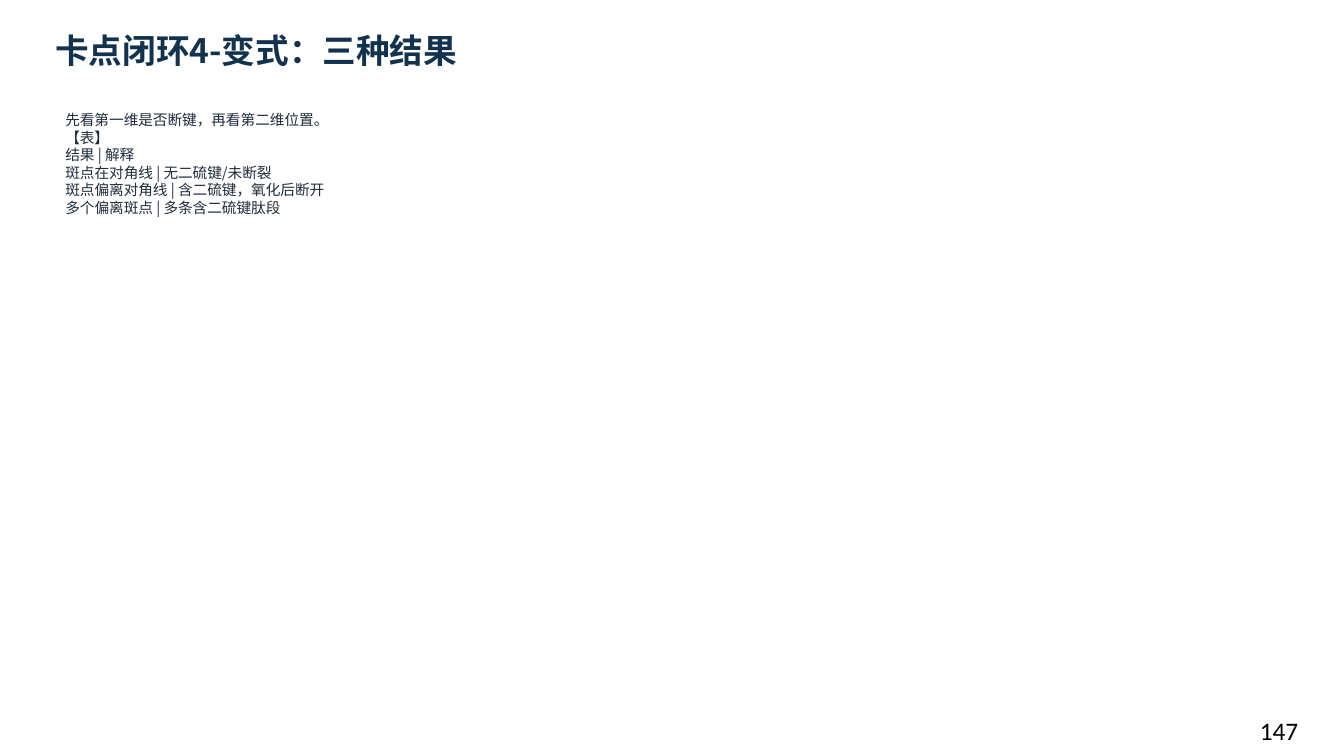
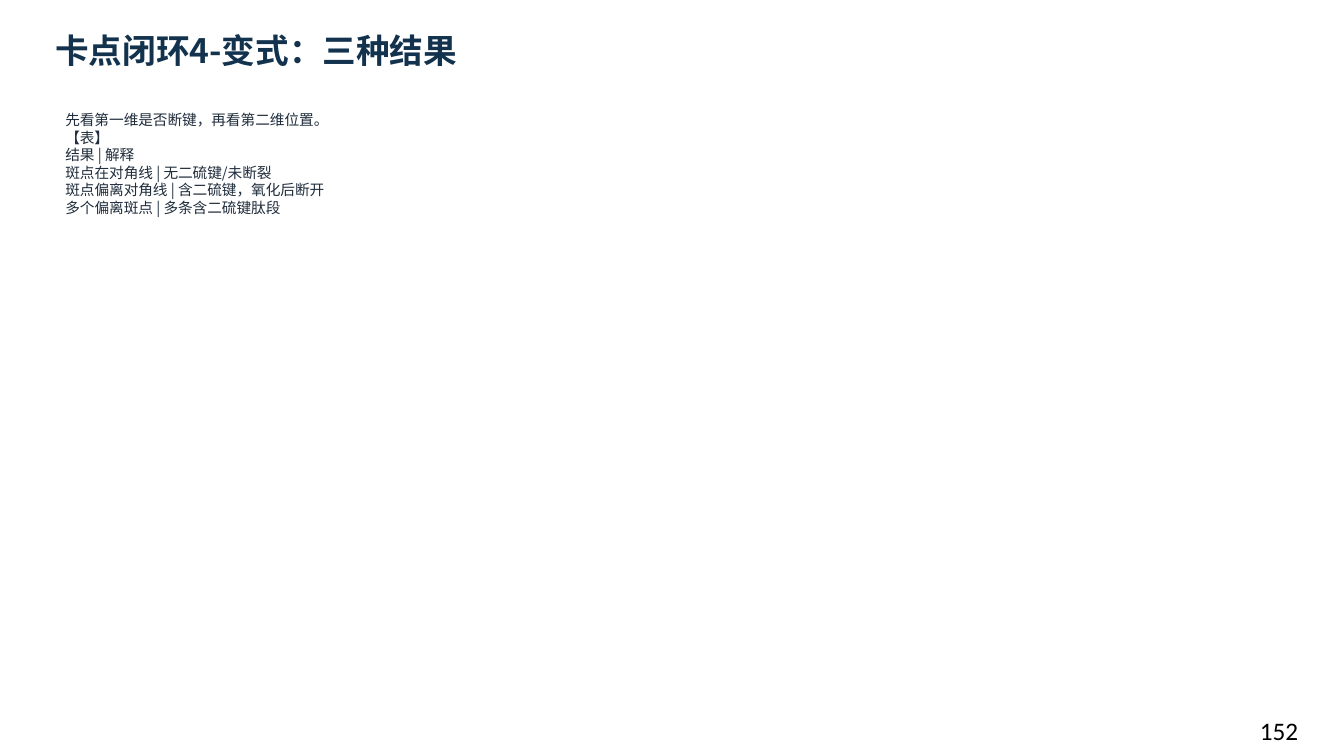
Before and after one commit to newkan-li/Biochemistry, a slide deck: slide 152 of downloads/bc02-ai-style.pptx (slide 147 before the commit). Drawn at 1344x756 pixels with LibreOffice and Linux fonts; fonts in the diff are those of the drawing. Boxes give left, top, right and bottom in pixels: in the first picture for what was removed or moved away, otherwise in the second. Text is boxed around its words. In the diff, an @@ line names an element or a change of style, - is before the commit and + after.

```diff
--- a/downloads/bc02-ai-style.pptx
+++ b/downloads/bc02-ai-style.pptx
@@ text at box(1260, 723, 1298, 740): text changed @@
-147
+152
```
Also in this commit, not shown: 145 other slides changed, 5 slides added, 7 other files.
